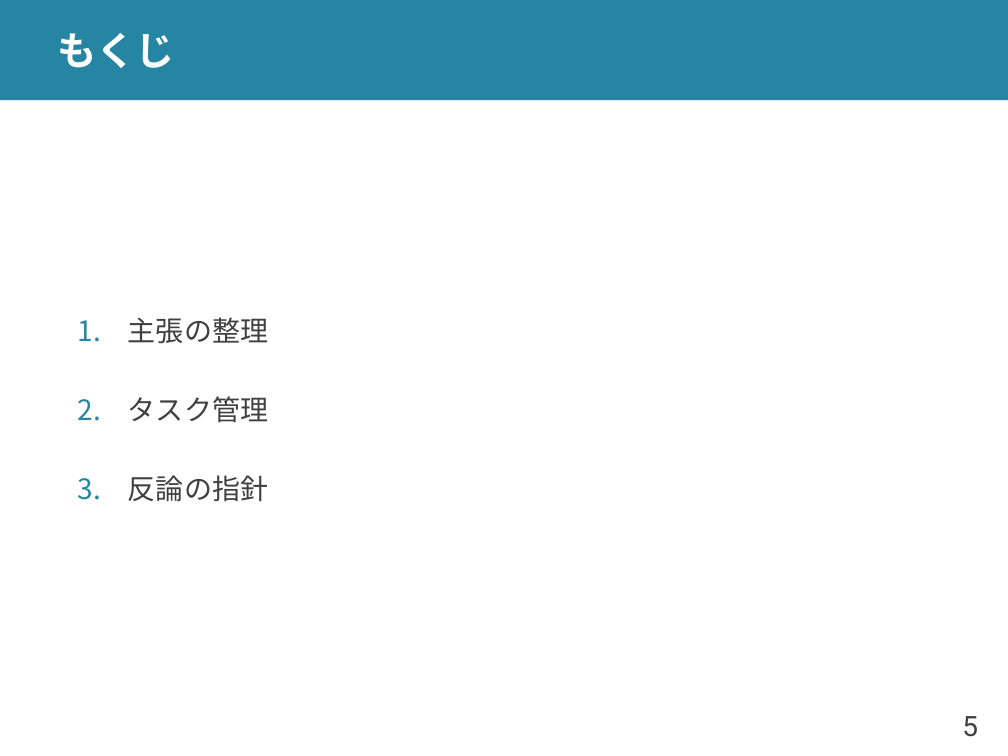
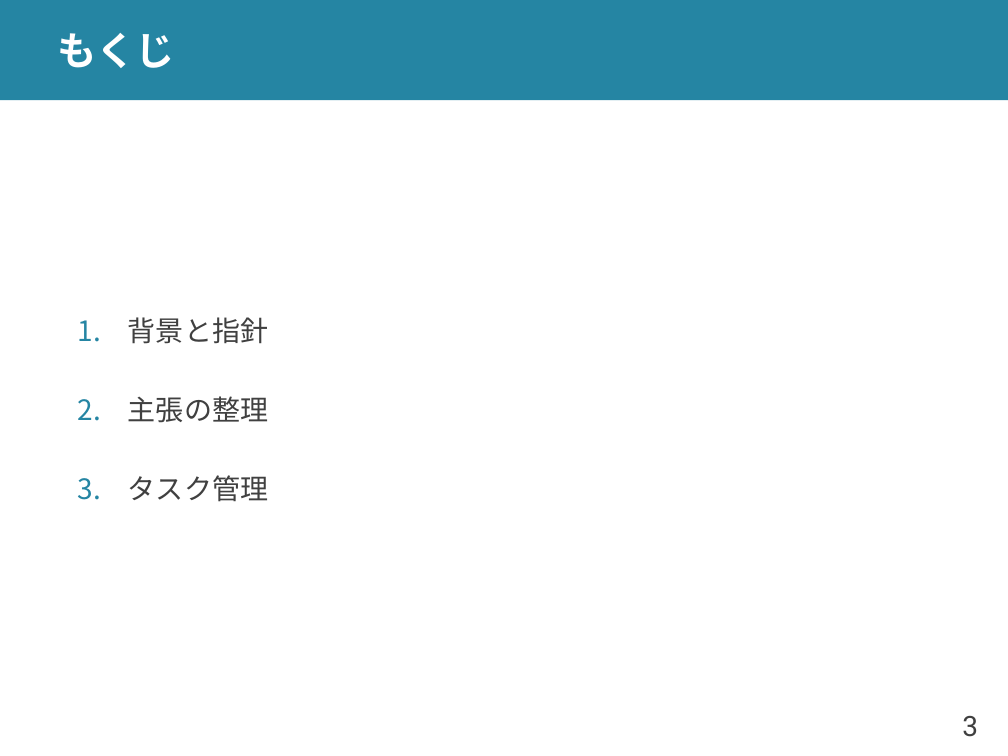
Before and after one commit to shioya-lab/how-to, a slide deck: slide 3 of rebuttal.pptx (slide 5 before the commit). Drawn at 1008x756 pixels with LibreOffice and Linux fonts; fonts in the diff are those of the drawing. Boxes give left, top, right and bottom in pixels: in the first picture for what was removed or moved away, otherwise in the second. Text is boxed around its words. In the diff, an @@ line names an element or a change of style, - is before the commit and + after.

```diff
--- a/rebuttal.pptx
+++ b/rebuttal.pptx
@@ text at [128, 317, 268, 344]: paragraph added @@
+1. 背景と指針
@@ text at [128, 475, 268, 502]: paragraph removed @@
-3. 反論の指針
@@ page number at [962, 716, 978, 737]: text changed @@
-5
+3
```
Also in this commit, not shown: 13 other slides changed, 2 other files.
